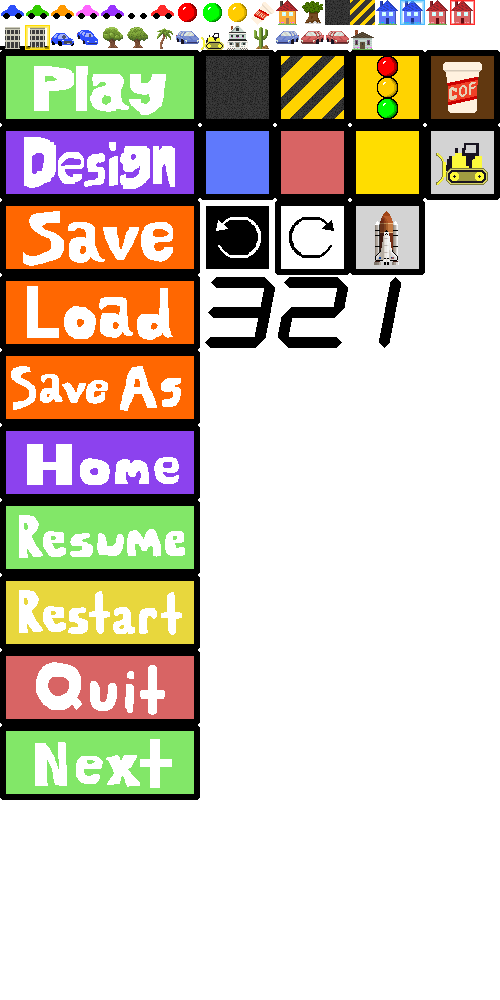
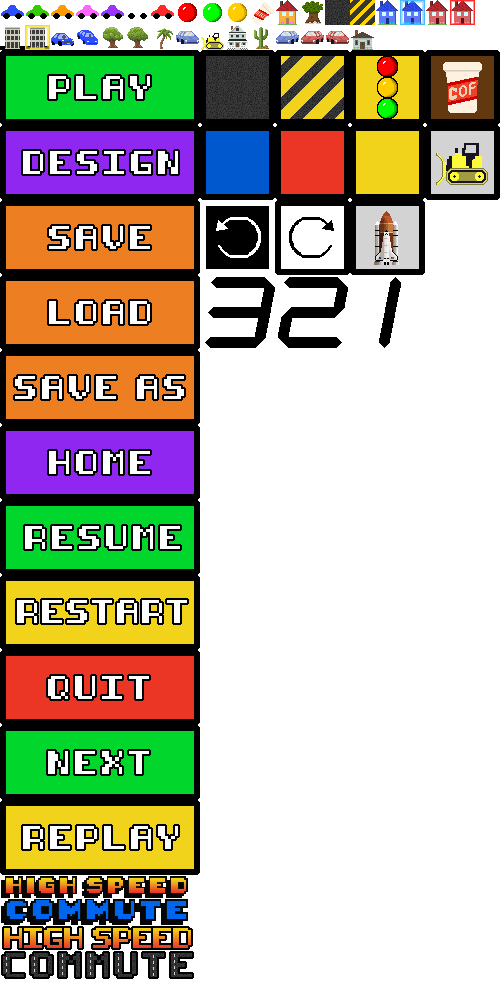
Before/after of a w=500, h=1000 layered artwork. What changed in the layer stack:
painted on "next level button" over [6, 731, 194, 794]
painted on "quit button" over [6, 656, 194, 719]
added layer "play again button" above "RESTART" over [0, 800, 200, 875]
added layer "RESTART" above "restart button" over [17, 600, 187, 623]
painted on "restart button" over [6, 581, 194, 644]
added layer "COMMUTE" (1st of 4) above "COMMUTE" over [3, 953, 192, 977]
added layer "HIGH SPEED" (1st of 2) above "RESUME" over [4, 928, 191, 948]
added layer "RESUME" above "resume button" over [25, 526, 180, 549]
painted on "resume button" over [6, 506, 194, 569]
added layer "COMMUTE" (3rd of 4) above "COMMUTE" over [1, 899, 188, 925]
added layer "COMMUTE" (4th of 4) above "HIGH SPEED" over [1, 899, 188, 925]
added layer "HIGH SPEED" (2nd of 2) above "HOME" over [1, 876, 188, 898]
renamed "save as button" to "home button", painted on it over [6, 431, 194, 494]
added layer "SAVE AS" above "save as button" over [15, 376, 184, 399]
painted on "save as button" over [6, 356, 194, 419]
painted on "load button" over [6, 281, 194, 344]
painted on "save button" over [6, 206, 194, 269]
painted on "office button" over [356, 131, 419, 194]
painted on "boss home button" (1st of 2) over [281, 131, 344, 194]
painted on "player home button" (1st of 2) over [206, 131, 269, 194]
painted on "stoplight button" over [356, 56, 419, 119]
painted on "schoolZone button" over [281, 56, 344, 119]
painted on "design button" over [6, 131, 194, 194]
painted on "play button" over [6, 56, 194, 119]
…and 8 more changes (8 added)
